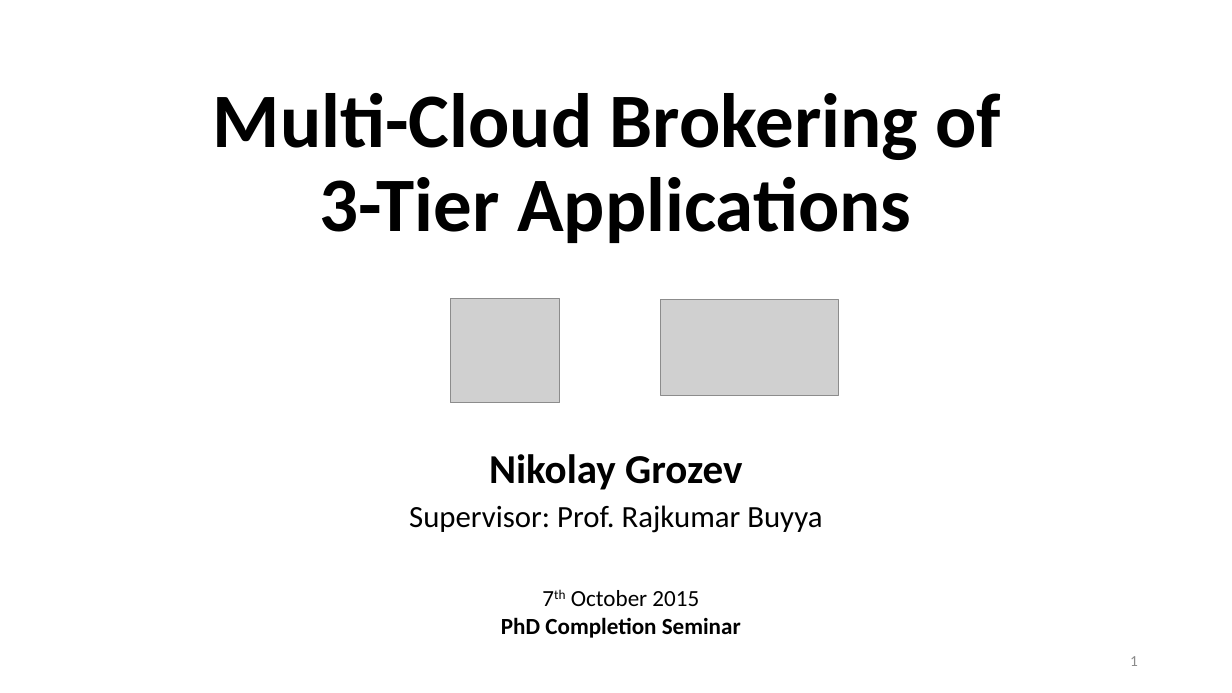
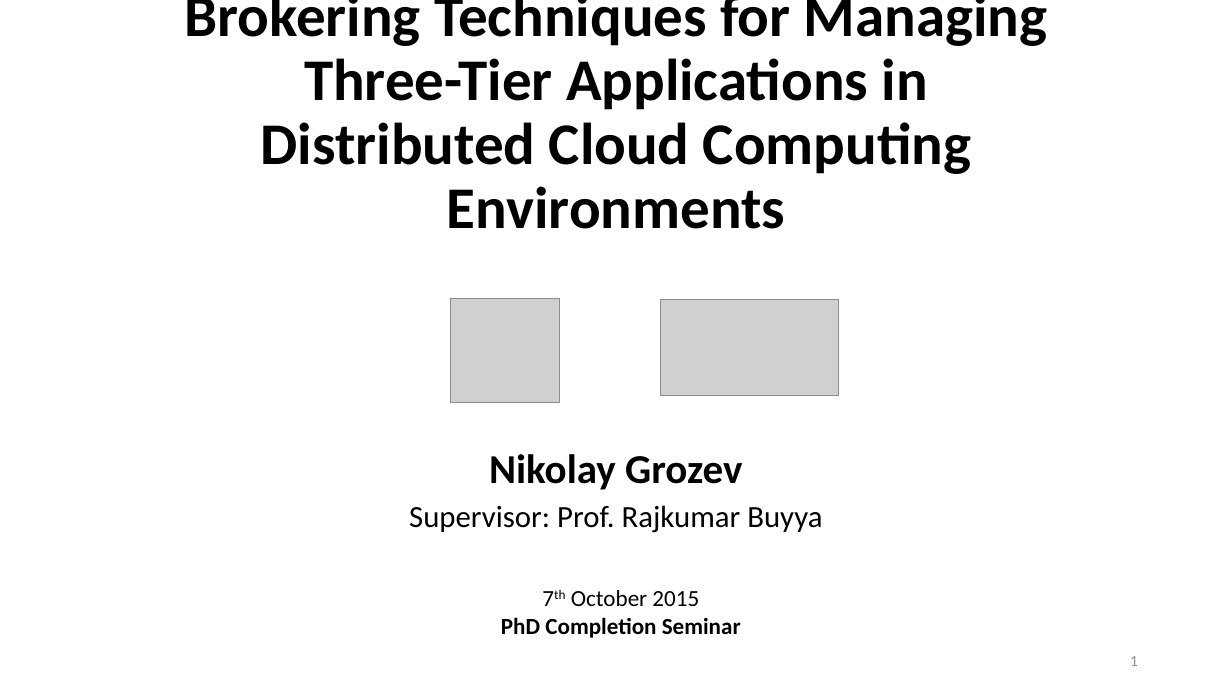
Before and after one commit to nikolayg/nikgrozev-website, a slide deck: slide 1 of ppt/Brokering Techniques for Managing Three-Tier Applications in Distributed Cloud Computing Environments.pptx. Drawn at 1232x693 pixels with LibreOffice and Linux fonts; fonts in the diff are those of the drawing; grey boxes stand for pictures. Boxes give left, top, right and bottom in pixels: in the first picture for what was removed or moved away, otherwise in the second. Text is boxed around its words. In the diff, an @@ line names an element or a change of style, - is before the commit and + after.

```diff
--- a/ppt/Brokering Techniques for Managing Three-Tier Applications in Distributed Cloud Computing Environments.pptx
+++ b/ppt/Brokering Techniques for Managing Three-Tier Applications in Distributed Cloud Computing Environments.pptx
@@ title at [184,0,1047,229]: text changed; size 60 to 46 pt @@
-Multi-Cloud Brokering of
-3-Tier Applications
+Brokering Techniques for Managing Three-Tier Applications in Distributed Cloud Computing Environments
```
Also in this commit, not shown: 2 other slides changed.
